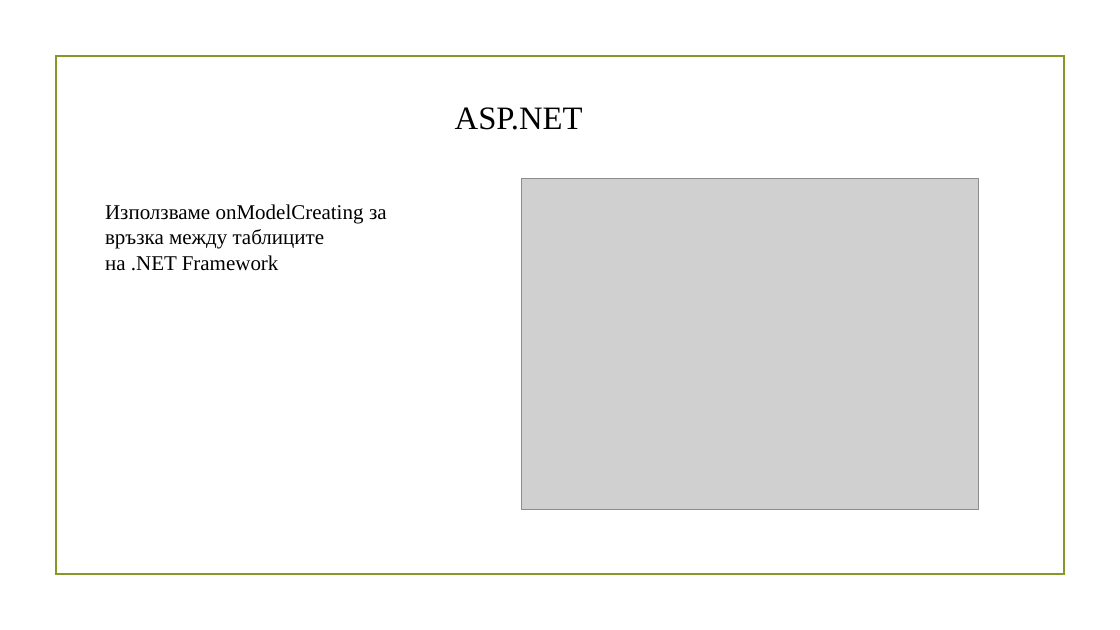
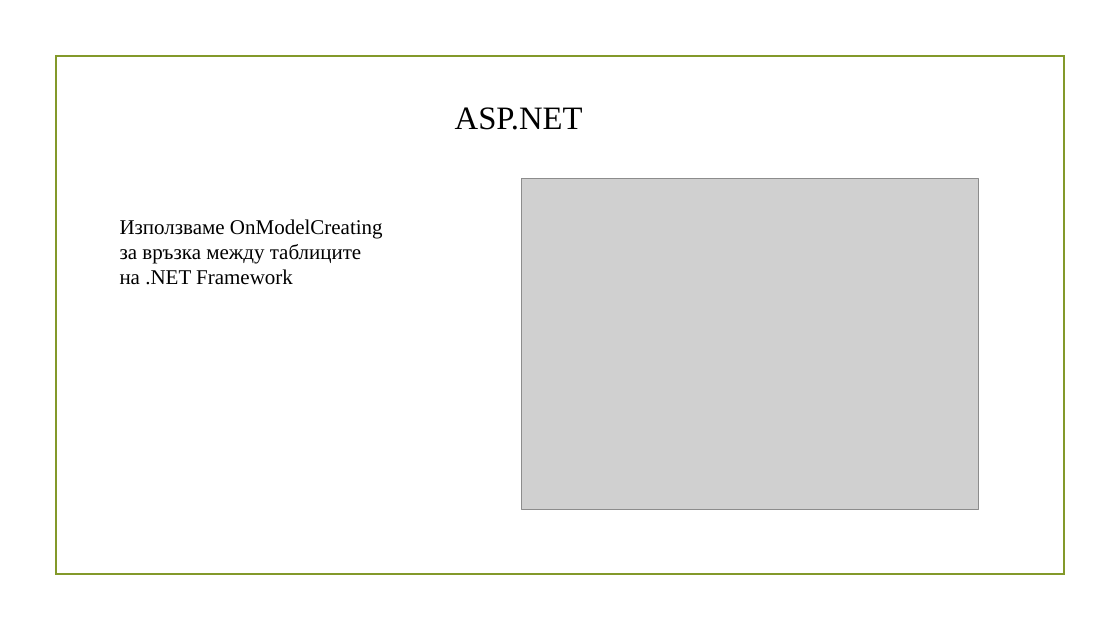
Before and after one commit to AdamS839/RestaurantSystem, a slide deck: slide 6 of Презентация за проект Restaurant System.pptx (slide 5 before the commit). Drawn at 1120x630 pixels with LibreOffice and Linux fonts; fonts in the diff are those of the drawing; grey boxes stand for pictures; background and template pictures are left out. Boxes give left, top, right and bottom in pixels: in the first picture for what was removed or moved away, otherwise in the second. Text is boxed around its words. In the diff, an @@ line names an element or a change of style, - is before the commit and + after.

```diff
--- a/Презентация за проект Restaurant System.pptx
+++ b/Презентация за проект Restaurant System.pptx
@@ text at (120, 219, 383, 285): text changed @@
-Използваме onModelCreating за връзка между таблиците на .NET Framework
+Използваме ОnModelCreating за връзка между таблиците на .NET Framework
```
Also in this commit, not shown: 3 other slides changed, 1 slide added, 1 other file.
